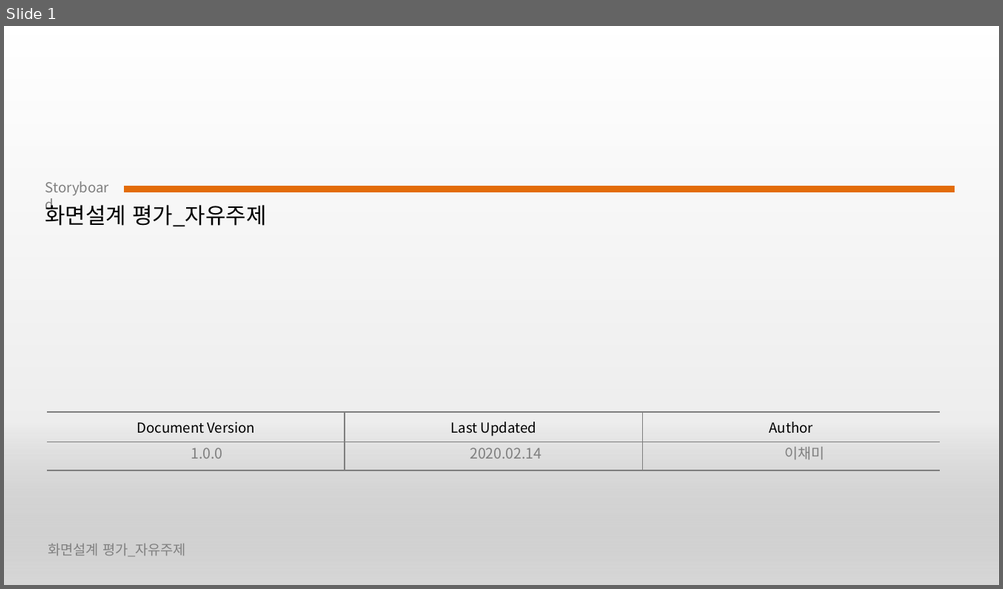
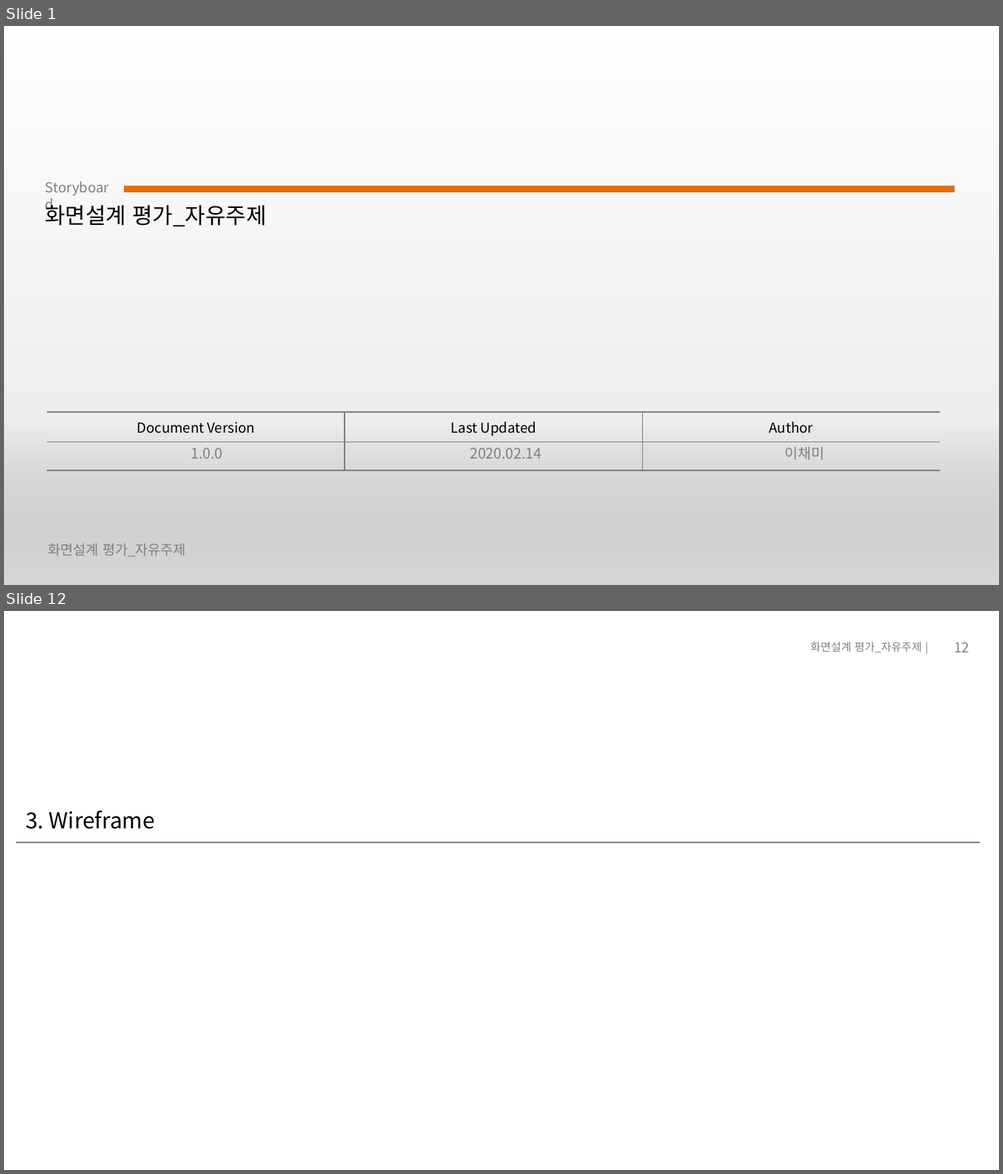
Before and after one commit to chaemilee9012/TIL2020, a slide deck: assignment/storyboard/이채미.pptx. Shown one above the other, each under a label of ours: slide 1 before the commit, slides 1 and 12 after it; the slides between them are not shown. The pictures are 1003x589 and 1003x1174 pixels, drawn with LibreOffice and Linux fonts; fonts in the diff are those of the drawing. Boxes give left, top, right and bottom in pixels: in the first picture for what was removed or moved away, otherwise in the second. Text is boxed around its words. In the diff, an @@ line names an element or a change of style, - is before the commit and + after.

```diff
--- a/assignment/storyboard/이채미.pptx
+++ b/assignment/storyboard/이채미.pptx
@@ slide 12 added at (x1=4, y1=611, x2=999, y2=1170), background #FFFFFF @@
@@ text added at (x1=810, y1=641, x2=922, y2=652), 8 pt, text #7F7F7F @@
+화면설계 평가_자유주제 |
@@ page number added at (x1=953, y1=642, x2=969, y2=652), 10 pt, text #7F7F7F @@
+12
@@ title added at (x1=25, y1=811, x2=155, y2=829), 16 pt, text #000000 @@
+3. Wireframe
@@ line added from (16, 843) to (979, 843), #7F7F7F 1 pt @@
```
Also in this commit, not shown: 8 slides changed, 5 other slides added, 5 other files.
